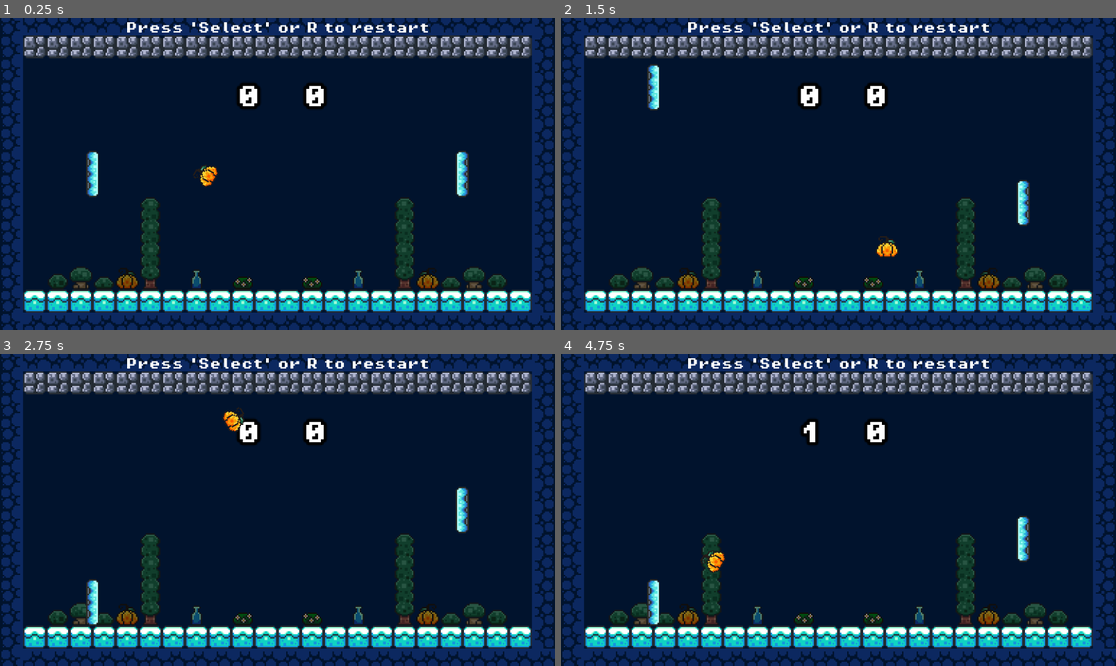
Above: before the commit, frames 1-4 (two rows, left to right).
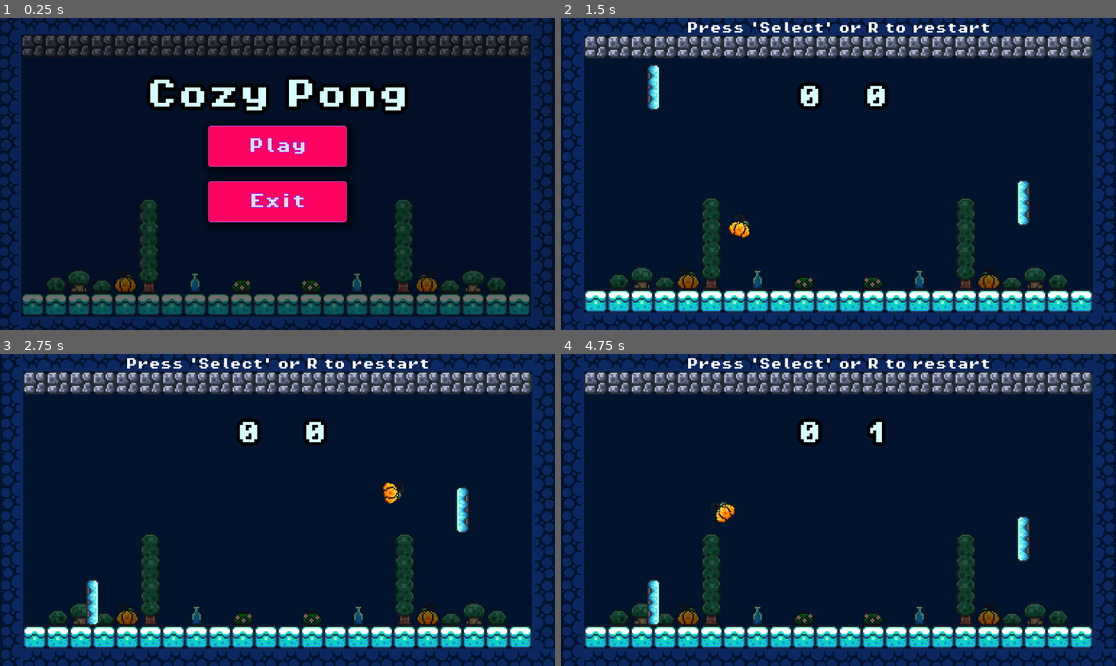
Above: after the commit, the same moments.

Repository: luisfelipegraciolli/GodotPong
Game: Godot game, scene res://Scenes/UI/main_menu.tscn
Same seed, same stepped clock (60 frames per second), same inputs: the game is played once before the commit and once after it. Before the commit the project starts from res://Scenes/game.tscn.
Inputs (mouse positions are in pixels of both pictures, inside the frame that each line leads up to):
- Up to frame 1 (0.25 s): no input
- Up to frame 2 (1.5 s): click (838, 145) at 0.5 s, where only the run after the commit has a clickable "Play"; hold W (p1_up) from 1.28 s (still down); tap Down (p2_down) at 1.35 s
- Up to frame 3 (2.75 s): release W (p1_up) at 2.03 s; hold S (p1_down) from 2.03 s (still down); tap Up (p2_up) at 2.1 s
- Up to frame 4 (4.75 s): release S (p1_down) at 2.78 s; hold W (p1_up) 2.78-4.28 s; tap Down (p2_down) at 2.85, 4.35 s; tap Up (p2_up) at 3.6 s; hold S (p1_down) from 4.28 s (still down)

The runs differ from the first frame. In frame 1, 33% of the frame differs, in the area x 0-100%, y 0-100%; in frame 2, 0.7%; in frame 3, 0.7%; in frame 4, 0.9%.

Commit message:
feat: Adds main menu

Diff:
--- /dev/null
+++ b/Scenes/UI/main_menu.gd
@@ -0,0 +1,20 @@
+extends Control
+
+
+# Called when the node enters the scene tree for the first time.
+func _ready() -> void:
+	pass # Replace with function body.
+
+
+# Called every frame. 'delta' is the elapsed time since the previous frame.
+func _process(delta: float) -> void:
+	pass
+
+
+func _on_play_pressed() -> void:
+	get_tree().change_scene_to_file("res://Scenes/game.tscn")
+
+
+
+func _on_exit_pressed() -> void:
+	get_tree().quit()
--- /dev/null
+++ b/Scenes/UI/main_menu.tscn
@@ -0,0 +1,136 @@
+[gd_scene format=3 uid="uid://eqt1vhuggtbl"]
+
+[ext_resource type="FontFile" uid="uid://drdnrdjayakgc" path="res://Assets/fonts/PixelOperator8-Bold.ttf" id="1_5wsvm"]
+[ext_resource type="Texture2D" uid="uid://datujbp1dklri" path="res://Scenes/UI/main_pong_menu.png" id="1_i2xx2"]
+[ext_resource type="Script" uid="uid://dpvypc7x4inwk" path="res://Scenes/UI/main_menu.gd" id="1_o14dv"]
+
+[sub_resource type="StyleBoxTexture" id="StyleBoxTexture_o14dv"]
+texture = ExtResource("1_i2xx2")
+modulate_color = Color(0.4351923, 0.43519226, 0.43519226, 1)
+
+[sub_resource type="StyleBoxFlat" id="StyleBoxFlat_5wsvm"]
+bg_color = Color(1, 0.007843138, 0.38039216, 1)
+border_width_left = 1
+border_width_top = 1
+border_width_right = 1
+border_width_bottom = 1
+border_color = Color(0.6900472, 0.37907872, 1, 1)
+corner_radius_top_left = 5
+corner_radius_top_right = 5
+corner_radius_bottom_right = 5
+corner_radius_bottom_left = 5
+corner_detail = 10
+shadow_size = 18
+shadow_offset = Vector2(4, 4)
+
+[sub_resource type="StyleBoxFlat" id="StyleBoxFlat_i2xx2"]
+bg_color = Color(0.61960787, 0, 0.22352941, 1)
+border_width_left = 1
+border_width_top = 1
+border_width_right = 1
+border_width_bottom = 1
+border_color = Color(0.6900472, 0.37907872, 1, 1)
+corner_radius_top_left = 5
+corner_radius_top_right = 5
+corner_radius_bottom_right = 5
+corner_radius_bottom_left = 5
+corner_detail = 10
+shadow_size = 1
+shadow_offset = Vector2(4, 4)
+
+[sub_resource type="StyleBoxFlat" id="StyleBoxFlat_o14dv"]
+bg_color = Color(0.61960787, 0, 0.22352941, 1)
+border_width_left = 1
+border_width_top = 1
+border_width_right = 1
+border_width_bottom = 1
+border_color = Color(0.6900472, 0.37907872, 1, 1)
+corner_radius_top_left = 5
+corner_radius_top_right = 5
+corner_radius_bottom_right = 5
+corner_radius_bottom_left = 5
+corner_detail = 10
+shadow_size = 1
+shadow_offset = Vector2(4, 4)
+
+[sub_resource type="LabelSettings" id="LabelSettings_i2xx2"]
+font = ExtResource("1_5wsvm")
+font_size = 64
+font_color = Color(0.84313726, 1, 1, 1)
+outline_size = 30
+outline_color = Color(0, 0, 0, 1)
+
+[node name="MainMenu" type="Control" unique_id=1703205003]
+layout_mode = 3
+anchors_preset = 15
+anchor_right = 1.0
+anchor_bottom = 1.0
+grow_horizontal = 2
+grow_vertical = 2
+script = ExtResource("1_o14dv")
+
+[node name="Panel" type="Panel" parent="." unique_id=1267405583]
+layout_mode = 1
+anchors_preset = 15
+anchor_right = 1.0
+anchor_bottom = 1.0
+grow_horizontal = 2
+grow_vertical = 2
+theme_override_styles/panel = SubResource("StyleBoxTexture_o14dv")
+
+[node name="VBoxContainer" type="VBoxContainer" parent="." unique_id=270833136]
+layout_mode = 1
+anchors_preset = 8
+anchor_left = 0.5
+anchor_top = 0.5
+anchor_right = 0.5
+anchor_bottom = 0.5
+offset_left = -144.0
+offset_top = -100.0
+offset_right = 144.0
+offset_bottom = 100.0
+grow_horizontal = 2
+grow_vertical = 2
+theme_override_constants/separation = 30
+alignment = 1
+
+[node name="Play" type="Button" parent="VBoxContainer" unique_id=64207291]
+layout_mode = 2
+size_flags_vertical = 3
+theme_override_colors/font_outline_color = Color(0.55236953, 0.003989269, 0.9845442, 1)
+theme_override_constants/outline_size = 5
+theme_override_fonts/font = ExtResource("1_5wsvm")
+theme_override_font_sizes/font_size = 32
+theme_override_styles/normal = SubResource("StyleBoxFlat_5wsvm")
+theme_override_styles/pressed = SubResource("StyleBoxFlat_i2xx2")
+theme_override_styles/hover = SubResource("StyleBoxFlat_o14dv")
+text = "Play"
+
+[node name="Exit" type="Button" parent="VBoxContainer" unique_id=488836652]
+layout_mode = 2
+size_flags_vertical = 3
+theme_override_colors/font_outline_color = Color(0.55236953, 0.003989269, 0.9845442, 1)
+theme_override_constants/outline_size = 5
+theme_override_fonts/font = ExtResource("1_5wsvm")
+theme_override_font_sizes/font_size = 32
+theme_override_styles/normal = SubResource("StyleBoxFlat_5wsvm")
+theme_override_styles/pressed = SubResource("StyleBoxFlat_i2xx2")
+theme_override_styles/hover = SubResource("StyleBoxFlat_o14dv")
+text = "Exit
+"
+
+[node name="Title" type="Label" parent="." unique_id=1479211924]
+layout_mode = 1
+anchors_preset = 5
+anchor_left = 0.5
+anchor_right = 0.5
+offset_left = -272.0
+offset_top = 128.0
+offset_right = 272.0
+offset_bottom = 192.0
+grow_horizontal = 2
+text = "Cozy Pong"
+label_settings = SubResource("LabelSettings_i2xx2")
+
+[connection signal="pressed" from="VBoxContainer/Play" to="." method="_on_play_pressed"]
+[connection signal="pressed" from="VBoxContainer/Exit" to="." method="_on_exit_pressed"]
--- a/Scenes/game.tscn
+++ b/Scenes/game.tscn
@@ -282,6 +282,7 @@
 
 [sub_resource type="LabelSettings" id="LabelSettings_i6g32"]
 font = ExtResource("5_wowpa")
+font_color = Color(0.84313726, 1, 1, 1)
 outline_size = 9
 outline_color = Color(0, 0, 0, 1)
 
@@ -331,12 +332,12 @@
 
 [node name="Wall" parent="Level" unique_id=444084729 node_paths=PackedStringArray("score_label") instance=ExtResource("4_3dryh")]
 position = Vector2(-40, 0)
-score_label = NodePath("../Score1")
+score_label = NodePath("../Score 2")
 
 [node name="Wall2" parent="Level" unique_id=1770732992 node_paths=PackedStringArray("score_label") instance=ExtResource("4_3dryh")]
 position = Vector2(40, 0)
 rotation = 3.1415927
-score_label = NodePath("../Score 2")
+score_label = NodePath("../Score1")
 
 [node name="Score1" type="Label" parent="Level" unique_id=1109226139]
 z_index = -1
--- a/project.godot
+++ b/project.godot
@@ -11,9 +11,13 @@
 [application]
 
 config/name="pong clone"
-run/main_scene="uid://6kuofbf6acxv"
+run/main_scene="uid://eqt1vhuggtbl"
 config/features=PackedStringArray("4.6", "Forward Plus")
 config/icon="res://icon.svg"
+
+[audio]
+
+buses/default_bus_layout="uid://sorcmj8tq436"
 
 [input]
 
Not shown, added: Scenes/UI/main_menu.gd.uid
Binary file added: Scenes/UI/main_pong_menu.png
Not shown, added: Scenes/UI/main_pong_menu.png.import
